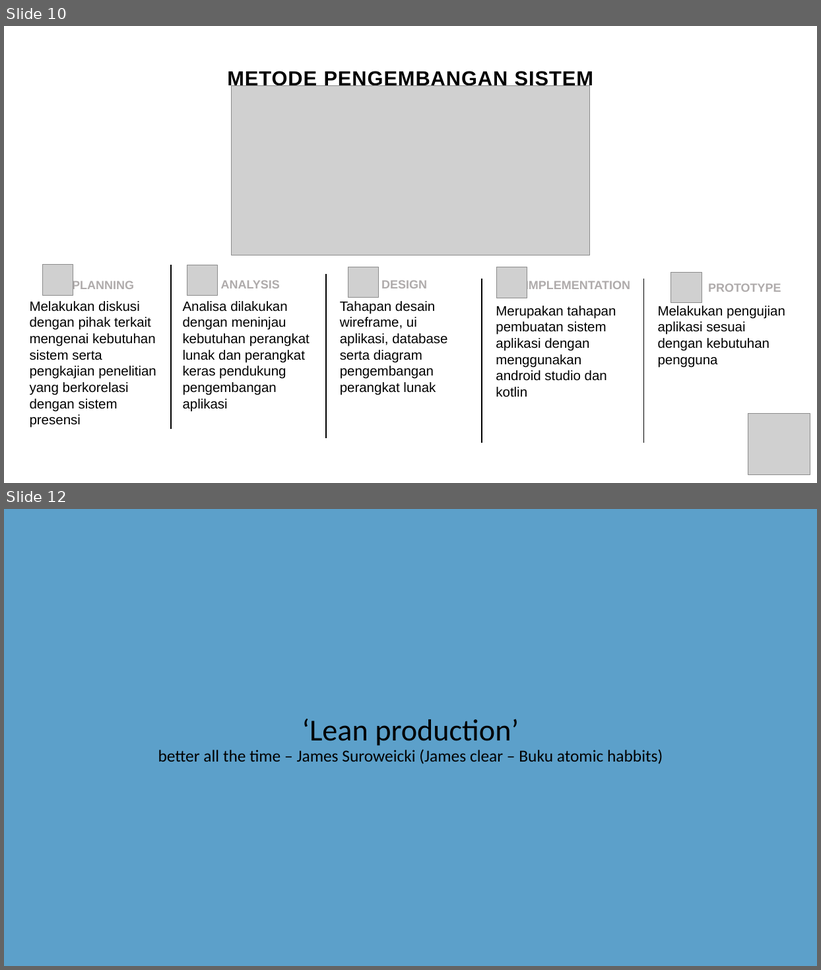
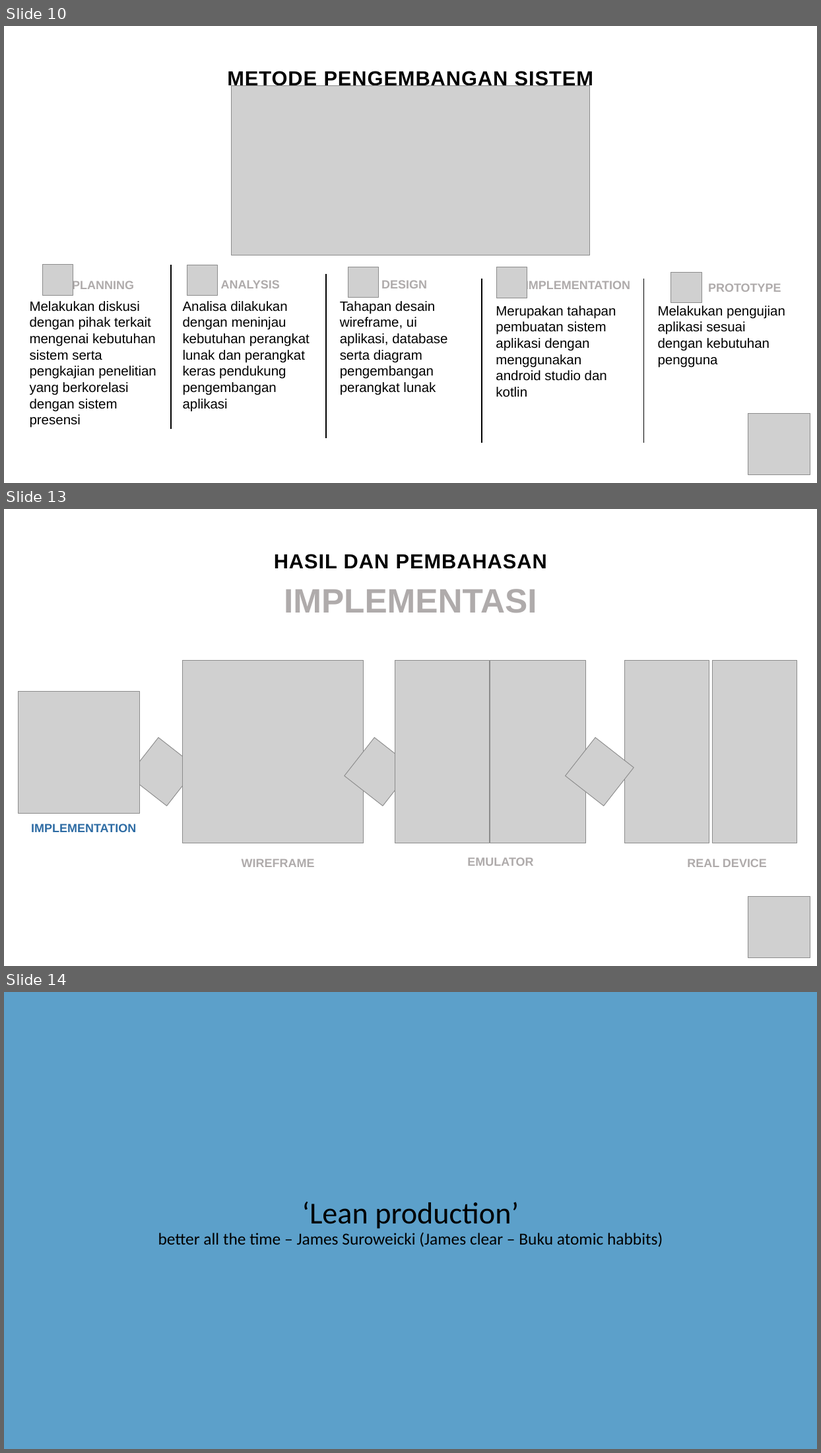
Before and after one commit to gunadermawan/skripsi, a slide deck: dokumen/ppt_skripsi.pptx. Shown one above the other, each under a label of ours: slides 10 and 12 before the commit, slides 10, 13 and 14 after it; the slides between them are not shown. The pictures are 821x970 and 821x1453 pixels, drawn with LibreOffice and Linux fonts; fonts in the diff are those of the drawing; grey boxes stand for pictures. Boxes give left, top, right and bottom in pixels: in the first picture for what was removed or moved away, otherwise in the second. Text is boxed around its words. In the diff, an @@ line names an element or a change of style, - is before the commit and + after.

Commit message:
update ppt
melengkapi ppt untuk bab 4 (implementation)

```diff
--- a/dokumen/ppt_skripsi.pptx
+++ b/dokumen/ppt_skripsi.pptx
@@ slide 13 added at <box>4,509,817,966</box>, background #FFFFFF @@
@@ text added at <box>274,554,547,569</box>, 24 pt, text #000000, bold @@
+HASIL DAN PEMBAHASAN
@@ text added at <box>284,589,537,613</box>, 40 pt, text #AFABAB, bold @@
+IMPLEMENTASI
@@ picture added at <box>182,660,363,843</box> @@
@@ picture added at <box>395,660,490,843</box> @@
@@ picture added at <box>490,661,586,843</box> @@
@@ picture added at <box>625,660,709,843</box> @@
@@ picture added at <box>713,660,797,843</box> @@
@@ picture added at <box>18,692,140,814</box> @@
@@ picture added at <box>128,737,197,806</box> @@
@@ picture added at <box>345,737,413,806</box> @@
@@ picture added at <box>566,737,634,806</box> @@
@@ text added at <box>31,824,136,832</box>, 14 pt, text #2E6CA4, bold @@
+IMPLEMENTATION
@@ text added at <box>242,859,315,867</box>, 14 pt, text #AFABAB, bold @@
+WIREFRAME
@@ text added at <box>467,857,533,866</box>, 14 pt, text #AFABAB, bold @@
+EMULATOR
@@ text added at <box>687,859,767,867</box>, 14 pt, text #AFABAB, bold @@
+REAL DEVICE
@@ picture added at <box>748,897,811,958</box> @@
@@ what was slide 12 is now slide 14 @@
```
Also in this commit, not shown: 1 slide changed, 1 other slide added.
